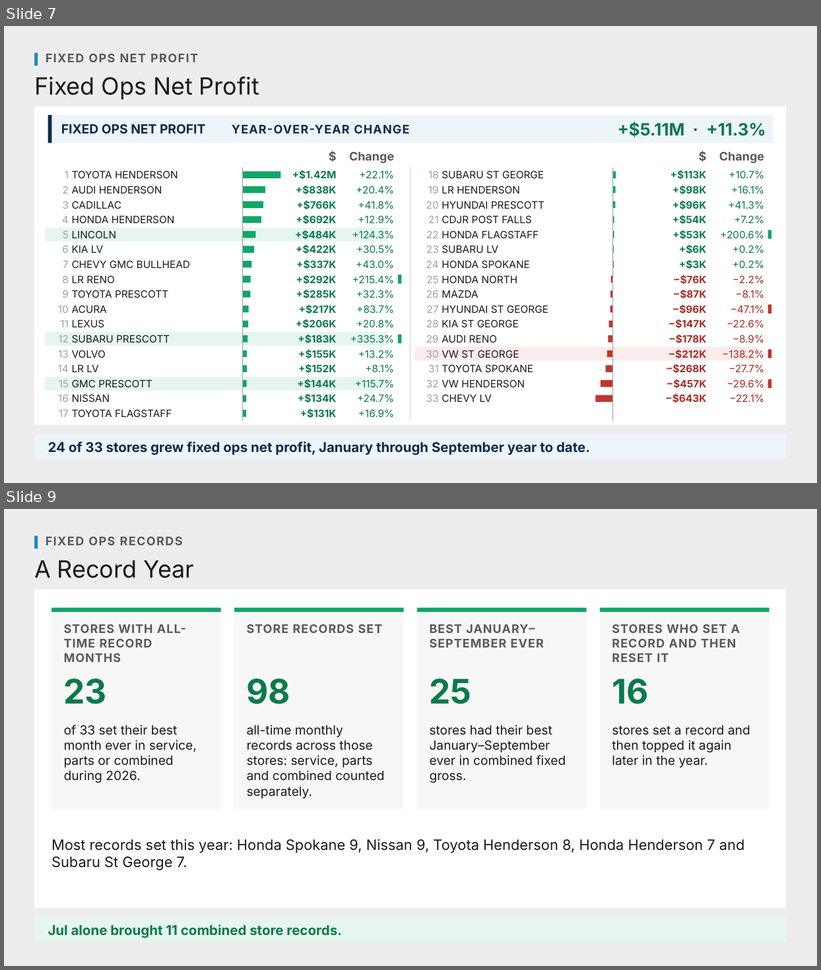
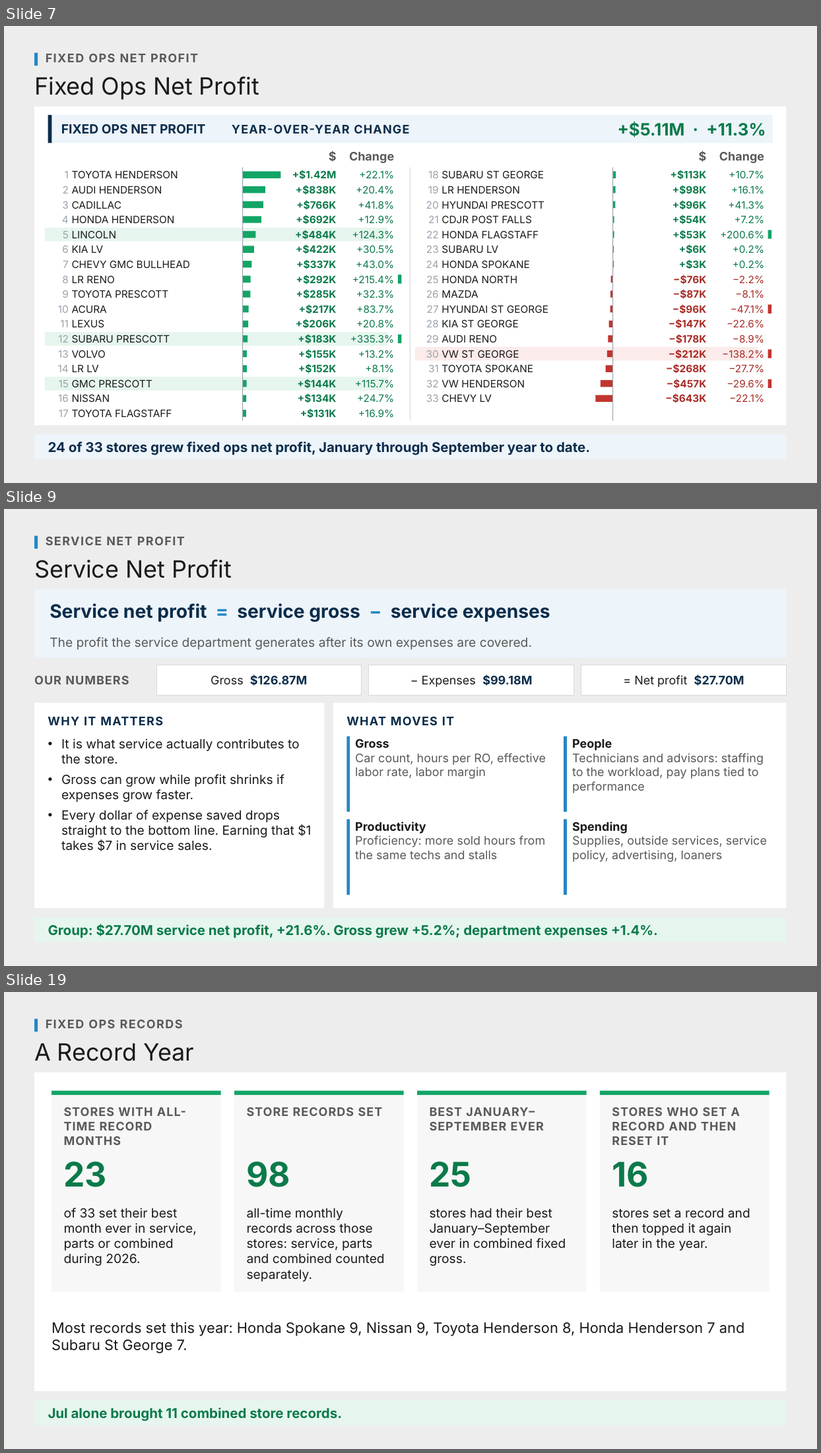
Before and after one commit to Ndresner/Noah, a slide deck: day2-deck/decks/Fixed Ops - Day 2 Example Test Deck.pptx. Shown one above the other, each under a label of ours: slides 7 and 9 before the commit, slides 7, 9 and 19 after it; the slides between them are not shown. The pictures are 821x970 and 821x1453 pixels, drawn with LibreOffice and Linux fonts; fonts in the diff are those of the drawing. Boxes give left, top, right and bottom in pixels: in the first picture for what was removed or moved away, otherwise in the second. Text is boxed around its words. In the diff, an @@ line names an element or a change of style, - is before the commit and + after.

```diff
--- a/day2-deck/decks/Fixed Ops - Day 2 Example Test Deck.pptx
+++ b/day2-deck/decks/Fixed Ops - Day 2 Example Test Deck.pptx
@@ slide 9 added at (x1=4, y1=509, x2=817, y2=966), background #EDEDED @@
@@ rectangle added at (x1=34, y1=536, x2=38, y2=549), fill #2587C5 @@
@@ text added at (x1=46, y1=537, x2=185, y2=545), 14 pt, text #595959, bold @@
+SERVICE NET PROFIT
@@ text added at (x1=34, y1=559, x2=232, y2=578), 28 pt, text #1A1A1A @@
+Service Net Profit
@@ rectangle added at (x1=34, y1=590, x2=787, y2=658), fill #EDF4FA @@
@@ text added at (x1=50, y1=603, x2=550, y2=622), 22 pt, text #0B2C4A, bold @@
+Service net profit = service gross − service expenses
@@ text added at (x1=50, y1=637, x2=532, y2=650), 15 pt, text #595959 @@
+The profit the service department generates after its own expenses are covered.
@@ rectangle added at (x1=156, y1=665, x2=362, y2=696), fill #FFFFFF, outline #D9D9D9 0.75 pt @@
@@ rectangle added at (x1=369, y1=665, x2=574, y2=696), fill #FFFFFF, outline #D9D9D9 0.75 pt @@
@@ rectangle added at (x1=582, y1=665, x2=787, y2=696), fill #FFFFFF, outline #D9D9D9 0.75 pt @@
@@ text added at (x1=34, y1=676, x2=129, y2=685), 14 pt, text #595959, bold @@
+OUR NUMBERS
@@ text added at (x1=211, y1=675, x2=307, y2=686), 14 pt, text #0B2C4A, bold @@
+Gross $126.87M
@@ text added at (x1=422, y1=675, x2=532, y2=687), 14 pt, text #1A1A1A @@
+− Expenses $99.18M
@@ text added at (x1=634, y1=675, x2=745, y2=687), 14 pt, text #1A1A1A @@
+= Net profit $27.70M
@@ rectangle added at (x1=34, y1=703, x2=324, y2=908), fill #FFFFFF @@
@@ rectangle added at (x1=333, y1=703, x2=787, y2=908), fill #FFFFFF @@
@@ text added at (x1=48, y1=716, x2=163, y2=725), 14 pt, text #0B2C4A, bold @@
+WHY IT MATTERS
@@ text added at (x1=347, y1=716, x2=454, y2=725), 14 pt, text #0B2C4A, bold @@
+WHAT MOVES IT
@@ text added at (x1=61, y1=739, x2=311, y2=852), 15 pt, text #1A1A1A @@
+• It is what service actually contributes to the store.
+• Gross can grow while profit shrinks if expenses grow faster.
+• Every dollar of expense saved drops straight to the bottom line. Earning that $1 takes $7 in service sales.
@@ rectangle added at (x1=347, y1=737, x2=350, y2=812), fill #2587C5 @@
@@ text added at (x1=355, y1=739, x2=546, y2=779), 14 pt, text #595959 @@
+Gross
+Car count, hours per RO, effective labor rate, labor margin
@@ rectangle added at (x1=564, y1=737, x2=567, y2=812), fill #2587C5 @@
@@ text added at (x1=572, y1=739, x2=764, y2=793), 14 pt, text #595959 @@
+People
+Technicians and advisors: staffing to the workload, pay plans tied to performance
@@ rectangle added at (x1=347, y1=819, x2=350, y2=895), fill #2587C5 @@
@@ text added at (x1=355, y1=822, x2=546, y2=859), 14 pt, text #595959 @@
+Productivity
+Proficiency: more sold hours from the same techs and stalls
@@ rectangle added at (x1=564, y1=819, x2=567, y2=895), fill #2587C5 @@
@@ text added at (x1=572, y1=822, x2=767, y2=862), 14 pt, text #595959 @@
+Spending
+Supplies, outside services, service policy, advertising, loaners
@@ rectangle added at (x1=34, y1=918, x2=787, y2=943), fill #E6F6EE @@
@@ text added at (x1=48, y1=924, x2=658, y2=939), 16 pt, text #0B7A4A, bold @@
+Group: $27.70M service net profit, +21.6%. Gross grew +5.2%; department expenses +1.4%.
@@ what was slide 9 is now slide 19 @@
```
Also in this commit, not shown: 9 other slides added, 7 other files.
